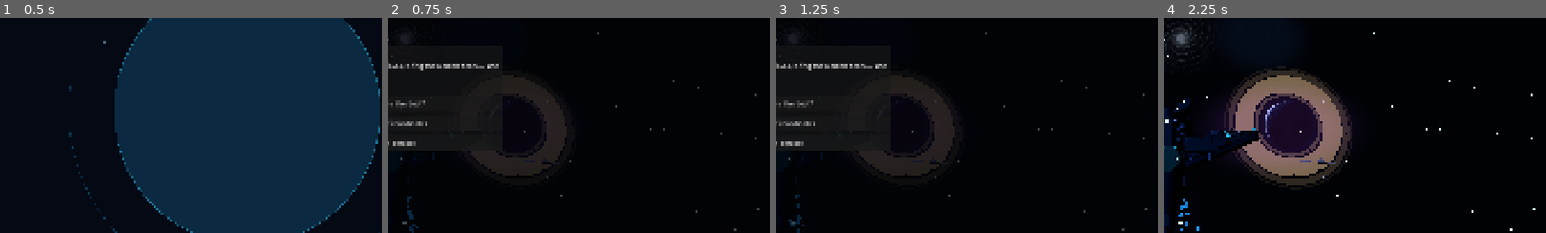
Above: before the commit, frames 1-4 (left to right).
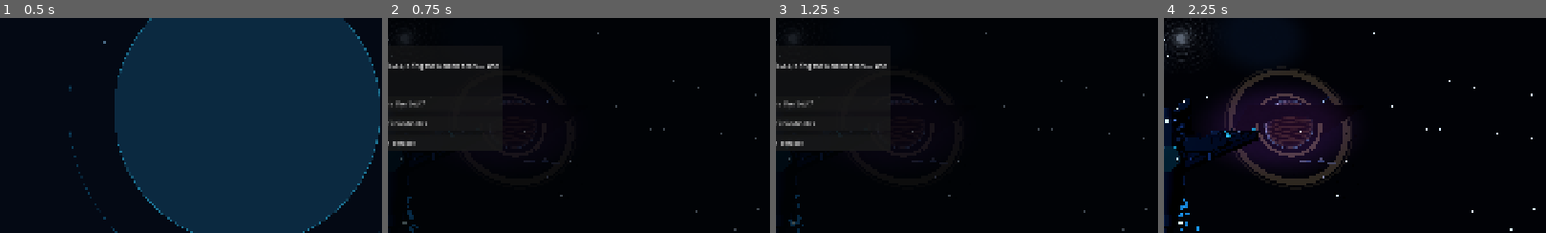
Above: after the commit, the same moments.

Repository: valdissor1990-ui/GALACTIC-FRONTIER
Game: Godot game, scene res://scenes/bootstrap/main.tscn
Same seed, same stepped clock (60 frames per second), same inputs: the game is played once before the commit and once after it.
Inputs:
- Up to frame 1 (0.5 s): no input
- Up to frame 2 (0.75 s): click "NEW FLIGHT" at 0.5 s
- Up to frame 3 (1.25 s): no input
- Up to frame 4 (2.25 s): click "How deep is the debt?" at 1.25 s; click "Understood." at 2 s
The pictures show only the part of the screen within x 50-100%, y 31-81%; the shares and areas given below are measured in that part.

Frame 1 is identical in both runs. In frame 2, 4.0% of the frame differs, in the area x 21-47%, y 26-74%; in frame 3, 4.0%; in frame 4, 6.7%, in the area x 18-48%, y 26-74%.

Commit message:
Refine gas giant, rings and remove artificial sky horizon

Diff:
--- a/scripts/environment/space_environment.gd
+++ b/scripts/environment/space_environment.gd
@@ -209,8 +209,8 @@
 	var sky_material := ProceduralSkyMaterial.new()
 	sky_material.sky_top_color = _theme.get("sky_top", Color(0.004, 0.009, 0.028))
 	sky_material.sky_horizon_color = _theme.get("sky_horizon", Color(0.025, 0.045, 0.09))
-	sky_material.ground_bottom_color = Color(0.002, 0.004, 0.012)
-	sky_material.ground_horizon_color = Color(0.012, 0.022, 0.05)
+	sky_material.ground_bottom_color = sky_material.sky_top_color
+	sky_material.ground_horizon_color = sky_material.sky_horizon_color
 	sky_material.sun_angle_max = 8.0
 	sky.sky_material = sky_material
 	environment.sky = sky
@@ -653,6 +653,7 @@
 	vec3 storm_color = mix(band_highlight.rgb, band_dark.rgb, smoothstep(-0.4, 0.65, storm_swirl));
 	band_color = mix(band_color, storm_color, storm_edge * 0.82);
 	ALBEDO = mix(band_color, band_highlight.rgb, smoothstep(0.68, 0.96, broad_bands) * 0.28);
+	EMISSION = band_color * 0.24;
 	ROUGHNESS = 0.91;
 	METALLIC = 0.0;
 }
@@ -668,22 +669,65 @@
 	_companion_planet = giant
 	add_child(giant)
 
+	var giant_atmosphere := MeshInstance3D.new()
+	giant_atmosphere.name = "NacreonAtmosphere"
+	var giant_atmosphere_mesh := SphereMesh.new()
+	giant_atmosphere_mesh.radius = 1.0
+	giant_atmosphere_mesh.height = 2.0
+	giant_atmosphere_mesh.radial_segments = 80
+	giant_atmosphere_mesh.rings = 40
+	var giant_atmosphere_shader := Shader.new()
+	giant_atmosphere_shader.code = """
+shader_type spatial;
+render_mode unshaded, blend_add, depth_draw_never, cull_disabled;
+uniform vec4 atmosphere_tint : source_color = vec4(0.42, 0.66, 1.0, 0.20);
+void fragment() {
+	float facing = clamp(dot(normalize(NORMAL), normalize(VIEW)), 0.0, 1.0);
+	float rim = pow(1.0 - facing, 2.45);
+	ALBEDO = atmosphere_tint.rgb;
+	EMISSION = atmosphere_tint.rgb * (0.24 + rim * 0.9);
+	ALPHA = rim * atmosphere_tint.a;
+}
+"""
+	var giant_atmosphere_material := ShaderMaterial.new()
+	giant_atmosphere_material.shader = giant_atmosphere_shader
+	giant_atmosphere_material.set_shader_parameter("atmosphere_tint", Color(0.42, 0.66, 1.0, 0.20))
+	giant_atmosphere_mesh.material = giant_atmosphere_material
+	giant_atmosphere.mesh = giant_atmosphere_mesh
+	giant_atmosphere.scale = Vector3.ONE * 1.035
+	giant.add_child(giant_atmosphere)
+
 	var ring := MeshInstance3D.new()
 	ring.name = "NacreonRings"
-	var ring_mesh := TorusMesh.new()
-	ring_mesh.inner_radius = 1.24
-	ring_mesh.outer_radius = 1.86
-	ring_mesh.rings = 96
-	ring_mesh.ring_segments = 12
-	var ring_material := StandardMaterial3D.new()
-	ring_material.shading_mode = BaseMaterial3D.SHADING_MODE_UNSHADED
-	ring_material.transparency = BaseMaterial3D.TRANSPARENCY_ALPHA
+	var ring_mesh := QuadMesh.new()
+	ring_mesh.size = Vector2(3.6, 3.6)
+	var ring_shader := Shader.new()
+	ring_shader.code = """
+shader_type spatial;
+render_mode unshaded, blend_mix, depth_draw_alpha_prepass, cull_disabled;
+uniform vec4 ring_tint : source_color = vec4(0.68, 0.54, 0.38, 1.0);
+void fragment() {
+	vec2 centered = (UV - vec2(0.5)) * 2.0;
+	float radius = length(centered);
+	if (radius < 0.34 || radius > 0.985) {
+		discard;
+	}
+	float radial = (radius - 0.34) / 0.645;
+	float broad_bands = sin(radial * 184.0 + sin(radial * 31.0) * 1.35);
+	float fine_bands = sin(radial * 710.0 + sin(radial * 97.0)) * 0.22;
+	float gaps = smoothstep(-0.12, 0.22, broad_bands + fine_bands);
+	float variation = 0.72 + 0.28 * sin(radial * 47.0);
+	vec3 color = ring_tint.rgb * variation * mix(0.58, 1.18, gaps);
+	float edge_fade = 1.0 - smoothstep(0.91, 0.99, radius);
+	ALBEDO = color;
+	EMISSION = color * 0.16;
+	ALPHA = mix(0.12, 0.66, gaps) * edge_fade;
+}
+"""
+	var ring_material := ShaderMaterial.new()
+	ring_material.shader = ring_shader
 	var ring_tint: Color = _theme.get("ring_tint", Color(0.68, 0.54, 0.38))
-	ring_material.albedo_color = Color(ring_tint.r, ring_tint.g, ring_tint.b, 0.58)
-	ring_material.emission_enabled = true
-	ring_material.emission = Color(0.12, 0.075, 0.035)
-	ring_material.emission_energy_multiplier = 0.18
-	ring_material.roughness = 0.88
+	ring_material.set_shader_parameter("ring_tint", ring_tint)
 	ring_mesh.material = ring_material
 	ring.mesh = ring_mesh
 	ring.scale = Vector3.ONE * 100.0
